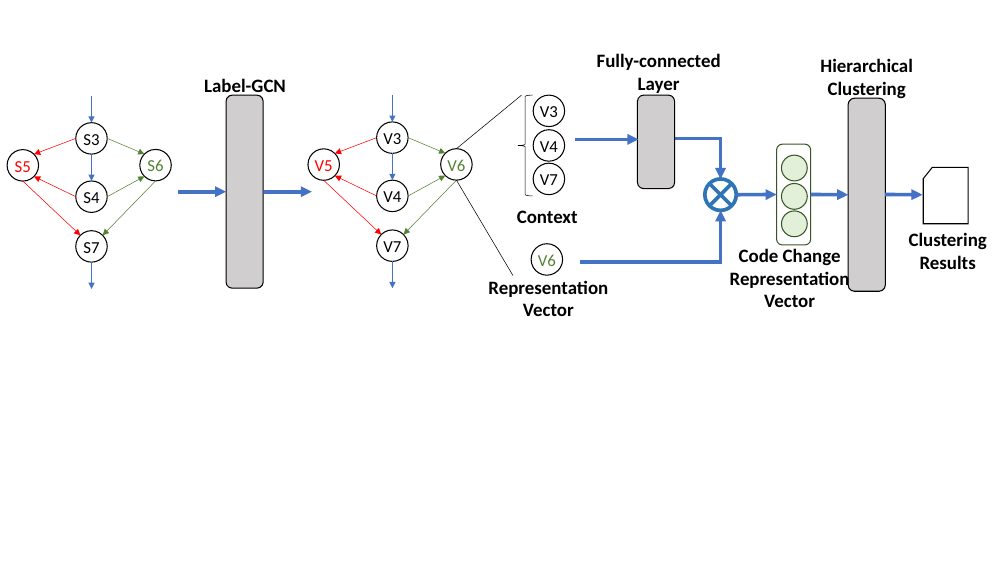
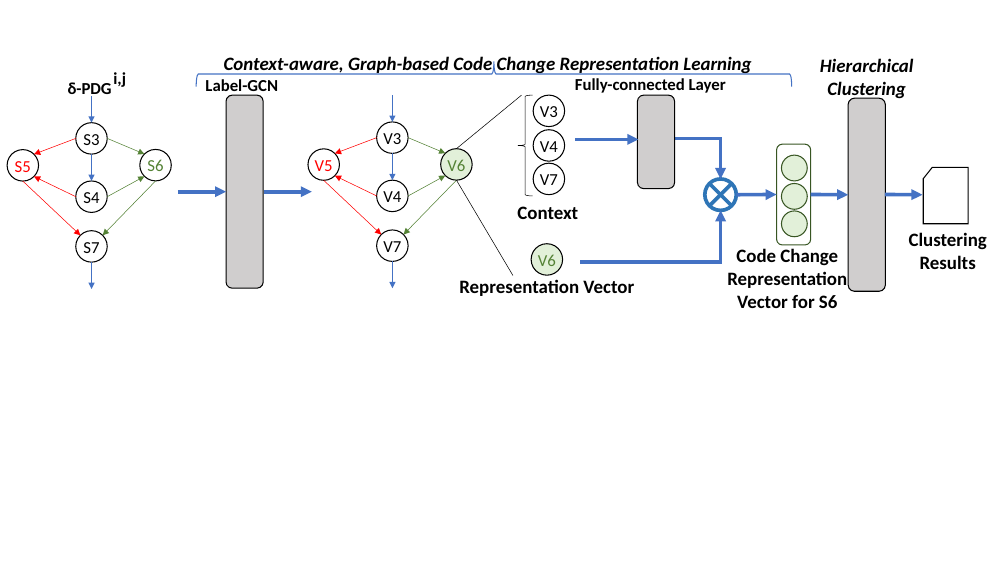
Before and after one commit to tien-n-nguyen/untangle, a slide deck: slide 7 of figures/Figures-Yi.pptx. Drawn at 1008x567 pixels with LibreOffice and Linux fonts; fonts in the diff are those of the drawing. Boxes give left, top, right and bottom in pixels: in the first picture for what was removed or moved away, otherwise in the second. Text is boxed around its words. In the diff, an @@ line names an element or a change of style, - is before the commit and + after.

Commit message:
temp up to clustering learning

```diff
--- a/figures/Figures-Yi.pptx
+++ b/figures/Figures-Yi.pptx
@@ text added at [224, 56, 751, 75], 18 pt, text #000000, bold, italic @@
+Context-aware, Graph-based Code Change Representation Learning
@@ text "Hierarchical Clustering" at [820, 58, 914, 100]: italic on @@
@@ text added at [68, 82, 112, 98], 16 pt, text #000000, bold @@
+δ-PDG
@@ text added at [113, 72, 126, 87], 16 pt, text #000000, bold @@
+i,j
@@ right brace added at [196, 62, 792, 87], outline #4472C4 1 pt @@
@@ text "Label-GCN" at [205, 79, 278, 95]: size 18 to 16 pt @@
@@ text "Fully-connected Layer" at [575, 78, 726, 95]: size 18 to 16 pt @@
@@ text "Fully-connected Layer": place and size @@
-text "Fully-connected Layer" at [597, 53, 721, 95]
+text "Fully-connected Layer" at [575, 78, 726, 95]
@@ ellipse "V6" at [441, 149, 473, 181]: fill none to #E2F0D9 @@
@@ text "Context": place and size @@
-text "Context" at [517, 210, 578, 223]
+text "Context" at [517, 206, 578, 219]
@@ ellipse "V6" at [532, 243, 563, 275]: fill none to #E2F0D9 @@
@@ text at [727, 248, 847, 308]: text changed @@
-Code Change Representation Vector
+Code Change Representation Vector for S6
@@ text "Representation Vector" rewrapped from [488, 280, 608, 316] to [459, 279, 634, 296] @@
```
Also in this commit, not shown: 3 other files.
